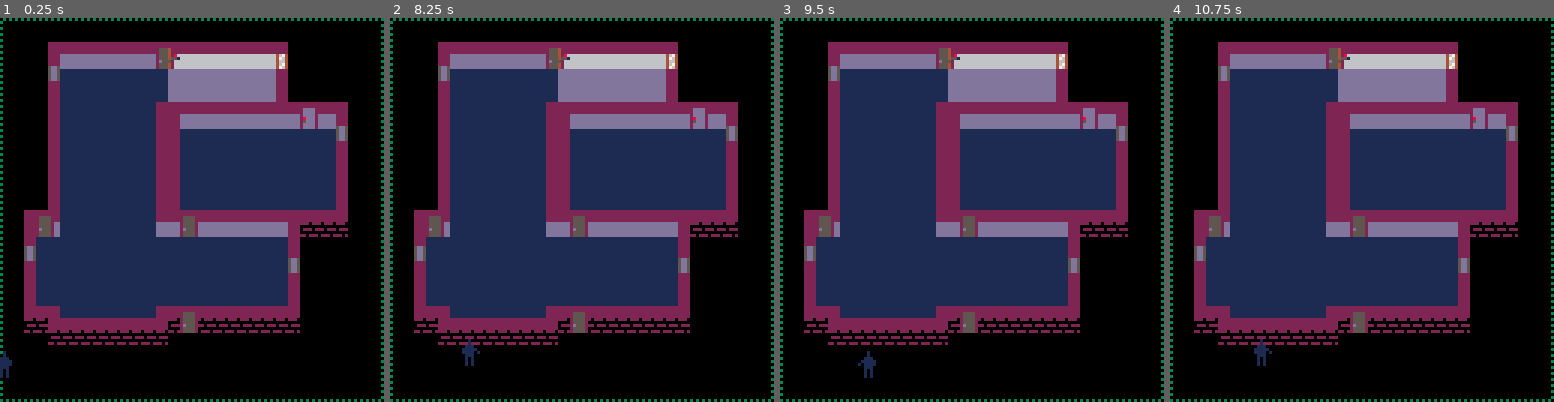
Above: before the commit, frames 1-4 (left to right).
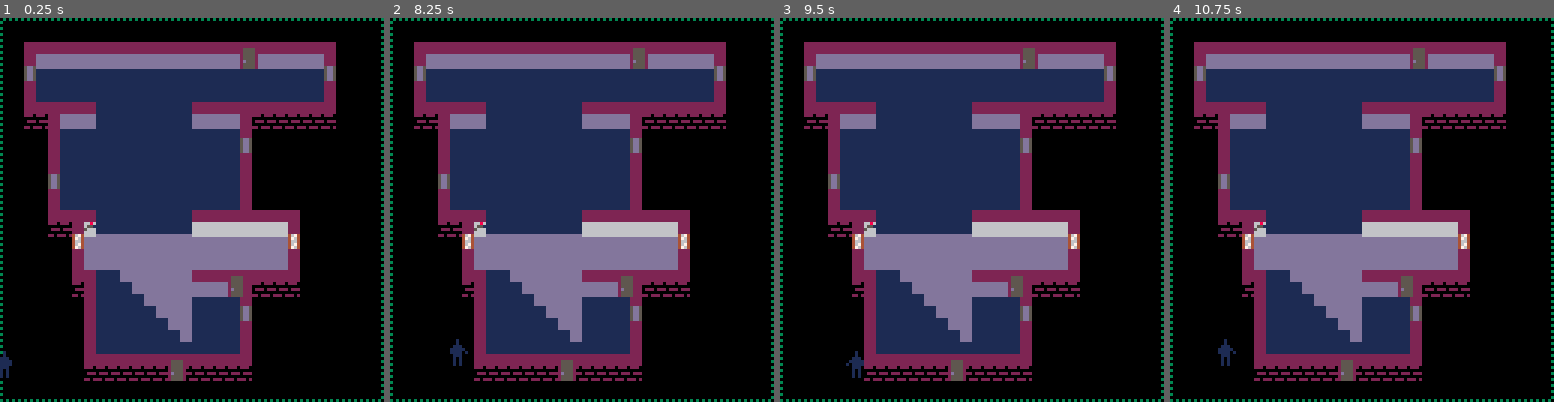
Above: after the commit, the same moments.

Repository: ironchestgames/pico-8-carts
Game: PICO-8 cartridge stealth.p8
Two runs of this game, one before a commit and one after it. Both use one fixed random seed, a clock stepped at 60 frames per second and the inputs below.
Inputs:
- Up to frame 1 (0.25 s): no input
- Up to frame 2 (8.25 s): tap X (X key) at 0.33, 1.07, 1.85, 2.97, 4.08, 5.2, 6.32, 7.43 s; tap O (Z key) at 0.7, 1.7, 2.1, 2.5, 2.9, 3.3, 3.7, 4.1, 4.5, 4.9, 5.3, 5.7, 6.1, 6.5, 6.9, 7.3, 7.7, 8.1 s; hold Right 1.6-2.1 s; hold Up 2.15-2.42 s; hold Right 2.47-3.03 s; hold Left 3.08-3.58 s; hold Down 3.63-3.97 s; hold Right 4.02-4.68 s; hold Up 4.73-5.03 s; hold Left 5.08-5.68 s; hold Down 5.73-6.03 s; hold Right 6.08-6.58 s; hold Right 6.63-7.13 s; hold Up 7.18-7.45 s; hold Right 7.5-8.07 s; hold Left from 8.12 s (still down)
- Up to frame 3 (9.5 s): tap O (Z key) at 8.5, 8.9, 9.3 s; tap X (X key) at 8.55 s; release Left at 8.62 s; hold Down 8.67-9 s; hold Right from 9.05 s (still down)
- Up to frame 4 (10.75 s): tap X (X key) at 9.67 s; tap O (Z key) at 9.7, 10.1, 10.5 s; release Right at 9.72 s; hold Up 9.77-10.07 s; hold Left 10.12-10.72 s

The runs differ from the first frame. In frame 1, 41% of the frame differs, in the area x 6-91%, y 6-95%; in frame 2, 42%; in frame 3, 42%; in frame 4, 42%.

Commit message:
stealth - add cameras to mapgen, mapgen tweaks and fixes

Diff:
--- a/stealth.p8
+++ b/stealth.p8
@@ -278,7 +278,7 @@
 -- 2 - selected/on (camcontrol)
 -- 3 - system alarm (camcontrol)
 local cameras={ -- note: camcontrol will crash with more than 4
- {i=1,x=14,y=4,state=1,},
+ -- {i=1,x=14,y=4,state=1,},
  -- {i=2,x=12,y=25,state=1,},
  -- {i=3,x=30,y=2,state=0,},
 }
@@ -749,9 +749,13 @@
  return _c <= 3
 end
 
-
+local seed=flr(rnd()*10000)
+-- seed=5008
+-- seed=2685
+debug('seed',seed)
 
 function mapgen()
+ srand(seed)
  floor={}
  objs={}
 
@@ -802,7 +806,7 @@
   -- add left window
   add(objs,{
    x=_xstart,
-   y=_ystart+1+flr(rnd(_h-4)),
+   y=_ystart+2+flr(rnd(_h-5)),
    typ=22,
    action={[0]=breakwindowfromright,[1]=breakwindowfromleft},
    adjaction={[0]=windowpeekfromright,[1]=windowpeekfromleft},
@@ -811,7 +815,7 @@
   -- add right window
   add(objs,{
    x=_xstart+_w-1,
-   y=_ystart+1+flr(rnd(_h-4)),
+   y=_ystart+2+flr(rnd(_h-5)),
    typ=22,
    action={[0]=breakwindowfromright,[1]=breakwindowfromleft},
    adjaction={[0]=windowpeekfromright,[1]=windowpeekfromleft},
@@ -819,18 +823,31 @@
 
   -- add top door
   add(objs,{
-   x=_xstart+1+flr(rnd(_w-3)),
+   x=_xstart+2+flr(rnd(_w-5)),
    y=_ystart,
    typ=12,
    action={[2]=doorfromunder},
    adjaction={[2]=doorpeekfromunder}
   })
 
+  -- add camera
+  local _c={x=_xstart+1,y=_ystart+1,state=1,}
+  if rnd() < 0.5 then
+   _c.x=_xstart+_w-2
+  end
+
+  if rnd() > 0.5 then
+   if rnd() > 0.8 then
+    _c.state=0
+   end
+   add(cameras,_c)
+  end
+
   _ystart+=_h-1
 
   -- add bottom door
   add(objs,{
-   x=_xstart+1+flr(rnd(_w-3)),
+   x=_xstart+2+flr(rnd(_w-5)),
    y=_ystart,
    typ=12,
    action={[2]=doorfromunder},
@@ -895,6 +912,27 @@
 
  --  -- todo: maybe rewrite objects to be in arslen arr instead?
 
+ -- fix cameras
+ for _j=#cameras,1,-1 do
+  local _c=cameras[_j]
+  local _i=_c.y*32+_c.x
+  local _remove=false
+  for _o in all(objs) do
+   if adjacency(_o.x,_o.y,_c.x,_c.y) then
+    _remove=true
+    break
+   end
+  end
+  if _remove or floor[_i] == 2 or floor[_i-32] != 2 or not (floor[_i+1] == 2 or floor[_i-1] == 2) then
+   del(cameras,_c)
+  end
+ end
+
+ -- add i for cameras
+ for _i=1,#cameras do
+  cameras[_i].i=_i
+ end
+
  -- fix objs
  for _j=#objs,1,-1 do
   local _o=objs[_j]
@@ -909,7 +947,14 @@
 
   -- fix doors
   if _o.typ == 12 then
-   if not (floor[_i] == 2 and floor[_i-1] == 2 and floor[_i+1] == 2 and floor[_i+32] != 2 and floor[_i-64] != 2) then
+   local _remove=false
+   for _other in all(objs) do
+    if _other != _o and _other.y == _o.y and abs(_other.x-_o.x) < 3 then
+     _remove=true
+     break
+    end
+   end
+   if _remove or not (floor[_i] == 2 and floor[_i-1] == 2 and floor[_i+1] == 2 and floor[_i+32] != 2 and floor[_i-64] != 2) then
     del(objs,_o)
    else
     add(objs,{x=_o.x,y=_o.y-1,action={[3]=doorfromabove},adjaction={[3]=doorpeekfromabove}},_j+1)
@@ -933,7 +978,7 @@
   local _o=objs[_i]
   for _other in all(objs) do
    if _o != _other and _other.x == _o.x and _other.y == _o.y then
-    if _o.typ == 12 or _o.typ == 16 then -- todo: add locked door
+    if _o.typ == 12 or _o.typ == 16 then
      deli(objs,_i+2)
      deli(objs,_i+1)
      deli(objs,_i)
